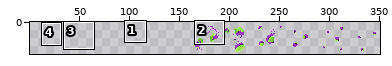
A sprite sheet gets an edit: data/tex/particles.png. Above, an overview of the earlier version with the close-up marked.
Close-up. Before:
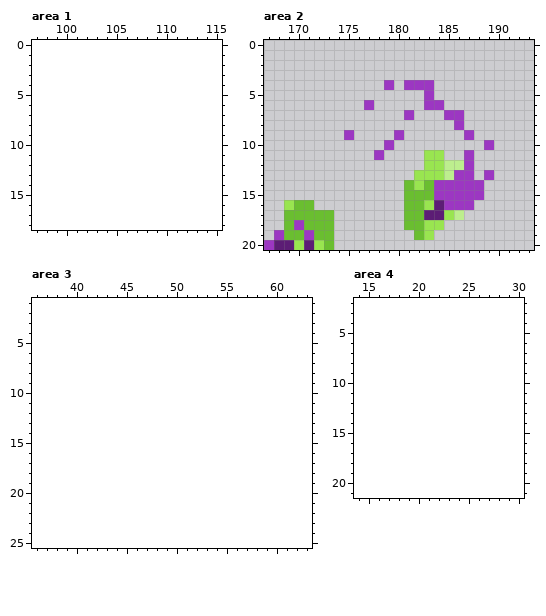
The file is 192x32 pixels. Shown: area 1: x 97..115, y 0..18; area 2: x 167..193, y 0..20; area 3: x 36..63, y 1..25; area 4: x 14..30, y 2..21. The old version is drawn lined up with the new one, on the new canvas. The wide view leaves out empty margins. The commit also changed other parts of the picture, which this record leaves out.
And afterwards:
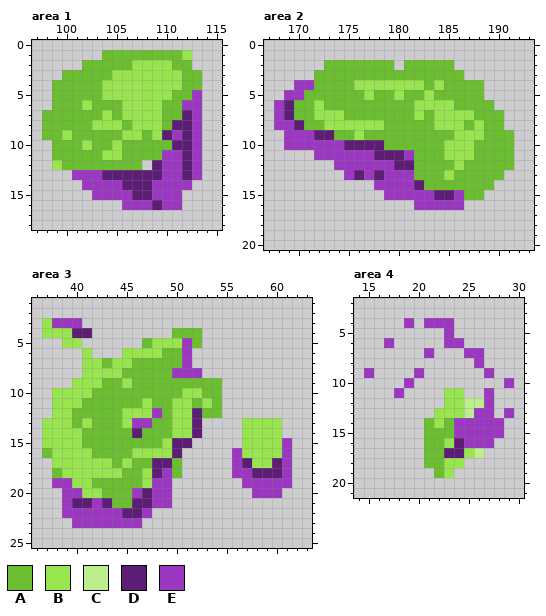
Palette (. is transparent): A #6abe30  B #99e550  C #bdee8e  D #5c1d75  E #9c37c2
What changed:
canvas 192x32 -> 352x32, the old top-left corner now at 160,0
Changed rows in their new state; - is an unchanged pixel.
Area 1:
first column x 98:
 1 ------AAAAAAAAB-
 2 ----AAAAABBBBAA-
 3 --AAAAABBBBBBBAA
 4 -AAAAABBBBBBBBAA
 5 -AAAAABBBBBBBAAE
 6 -AAABAAABBBBAAEE
 7 AAAAAABABBBBAADE
 8 AAAAABBBABBBADDE
 9 AABAAAAABBABDEDE
10 -AAABAABAAAAADDE
11 -AAAAABBAAAAEEDE
12 -BAAAAAAAA-DEEDE
13 ---EEEDDDDDDEEDE
14 ----EEEEDDDEEEE-
15 -----EEEEDDEEE--
16 --------EEEDEE--
Area 2:
first column x 167:
 2 ------AAAAAAA-AAAAA------
 3 -----AAAAAAAAAAAAAAA-----
 4 ---EEAAAABBBBBBBABAAAA---
 5 --EEAAAAAABAABAABAAAAA---
 6 -EDAABAAAAAAAAABBBBAAAA--
 7 -EDAABBBAAAAAAABABBBBAAA-
 8 -EEDAABBBBBBAAAAABBBABAA-
 9 --EEEDDAABAAAAAAAAABBBAAA
10 --EEEEEEDDDDAAAAAABBBAAAA
11 -----EEEEEEDDDEAAABBBAAAA
12 -------EEEEEEDDAAAABAAAAA
13 --------EDEDEEEAAABAAAAA-
14 -----------EEEED-AAAAAA--
15 ------------EEEEEDD-AA---
16 --...---------.EEE--.----
17 --.....-------......-----
18 --.....-------....-------
19 -......--------..--------
20 .......------------------
Area 3:
first column x 37:
 3 BEEE---------------------
 4 BBBDD--------AAA---------
 5 --BB------ABBBEA---------
 6 ----B---BBBBAAE----------
 7 ----BBABBAAAAAE----------
 8 ----BBBBAAAAAEEE---------
 9 ---BBBAABAAAAAAAAA-------
10 -BBBBAAAAAAAAABBAA-------
11 -BBBAAAAAABAABBABA-------
12 -BBAAAAABBBEABBDAA-------
13 BBBABAAABEEAABBD----BBBB-
14 BBBBAAAAADAAABBD----BBBB-
15 BBBBAAAAAAAABDD-----BBBBE
16 ABBBBAAAABBBBD-----EBBBBE
17 -BBBBBBABAADDA-----EDBBDE
18 -ABBBBBBAABDEA-----EEDDDE
19 -EEBBAAAAABEE-------EEEEE
20 --EEBBAAAEDEE--------EEE-
21 --EDDEDAADDEE------------
22 --EEEEEEDDE--------------
23 ---EEEEEEE---------------
Area 4:
first column x 15:
 4 ----E-EEE------
 5 --------E------
 6 --E-----EE-----
 7 ------E---EE---
 8 -----------E---
 9 E----E------E--
10 ----E---------E
11 ---E----BB--E--
12 --------BBCCE--
13 -------BBBCEE-E
14 ------ABAEEEEE-
15 ------AAAEEEEE-
16 ------AABDEEE--
17 ------AADDBC---
18 ------AABB-----
19 -------AB------
Boxes around the changes in both close-ups, in picture pixels (x1, y1, x2, y2):
added: (42, 50, 202, 210)
changed: (264, 60, 514, 250)
added: (42, 318, 292, 528)
added: (364, 318, 514, 478)
